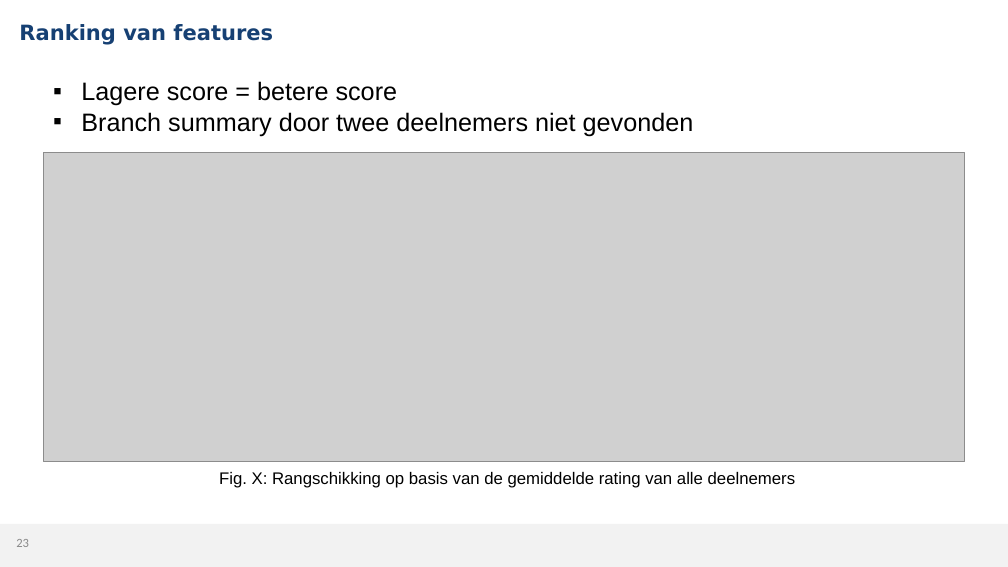
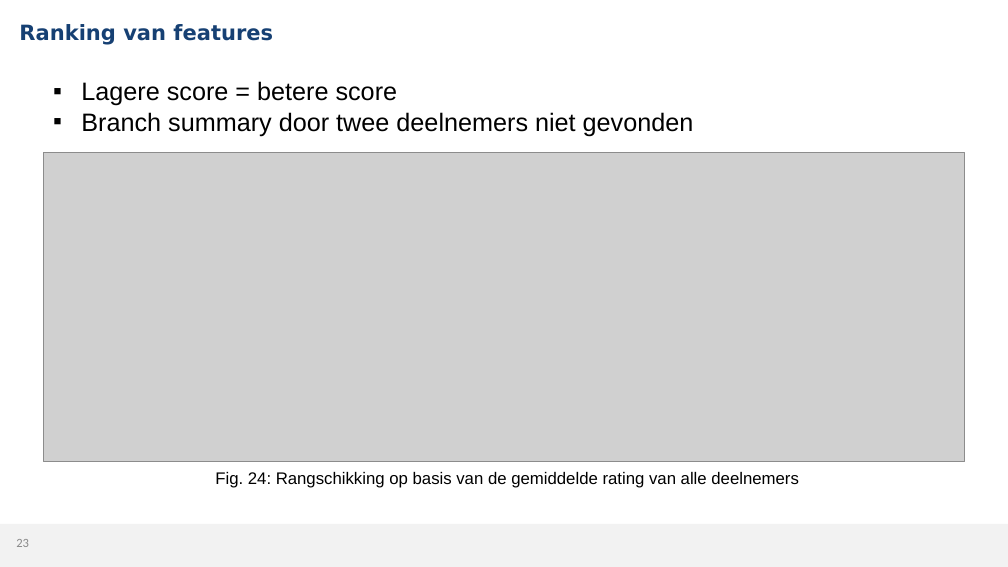
Before and after one commit to MikaG-1952764/masterproef, a slide deck: slide 23 of MP2526_Verdediging.pptx. Drawn at 1008x567 pixels with LibreOffice and Linux fonts; fonts in the diff are those of the drawing; grey boxes stand for pictures; background and template pictures are left out. Boxes give left, top, right and bottom in pixels: in the first picture for what was removed or moved away, otherwise in the second. Text is boxed around its words. In the diff, an @@ line names an element or a change of style, - is before the commit and + after.

```diff
--- a/MP2526_Verdediging.pptx
+++ b/MP2526_Verdediging.pptx
@@ text at <box>215,472,799,488</box>: text changed @@
-Fig. X: Rangschikking op basis van de gemiddelde rating van alle deelnemers
+Fig. 24: Rangschikking op basis van de gemiddelde rating van alle deelnemers
```
Also in this commit, not shown: 13 other slides changed, 1 other file.
